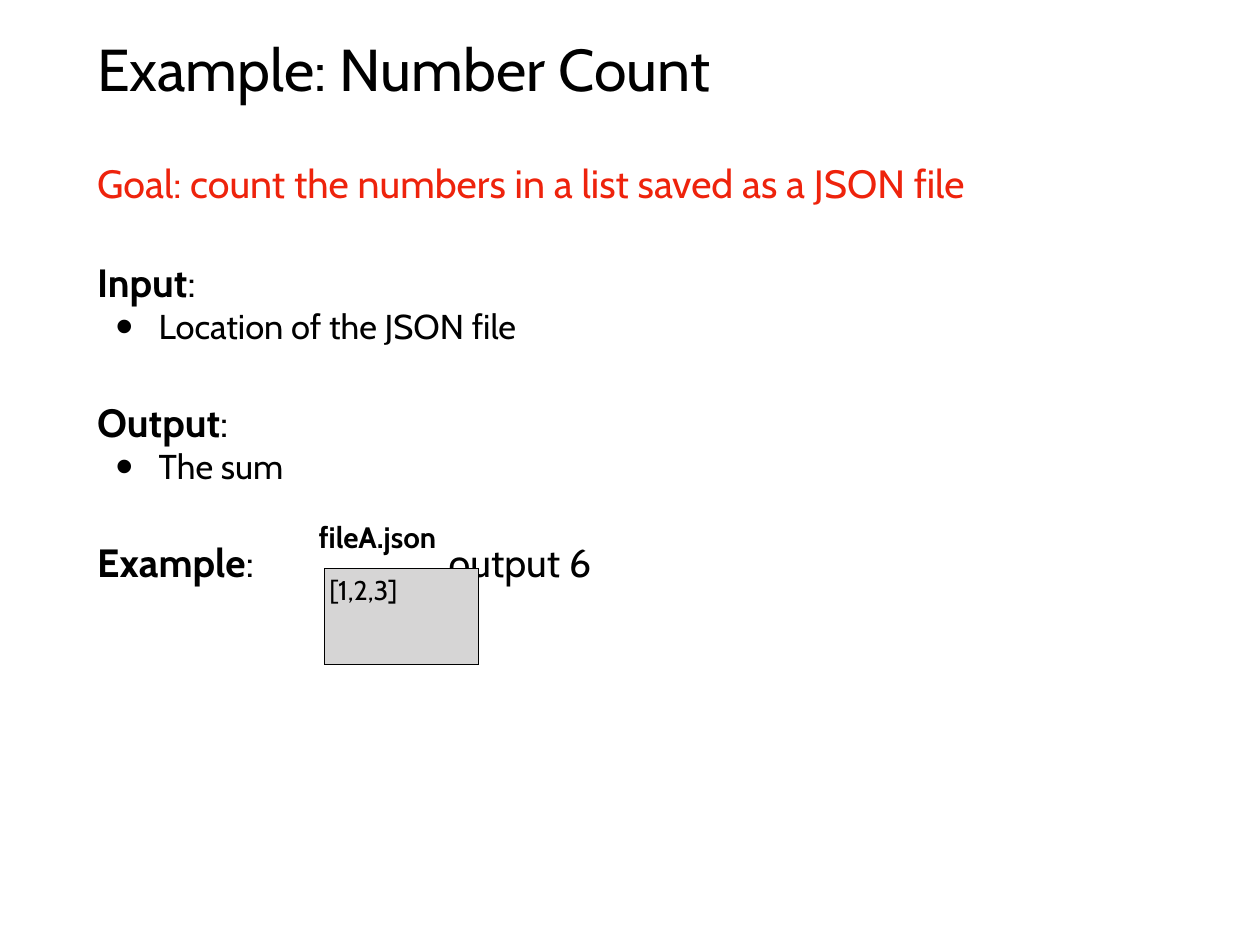
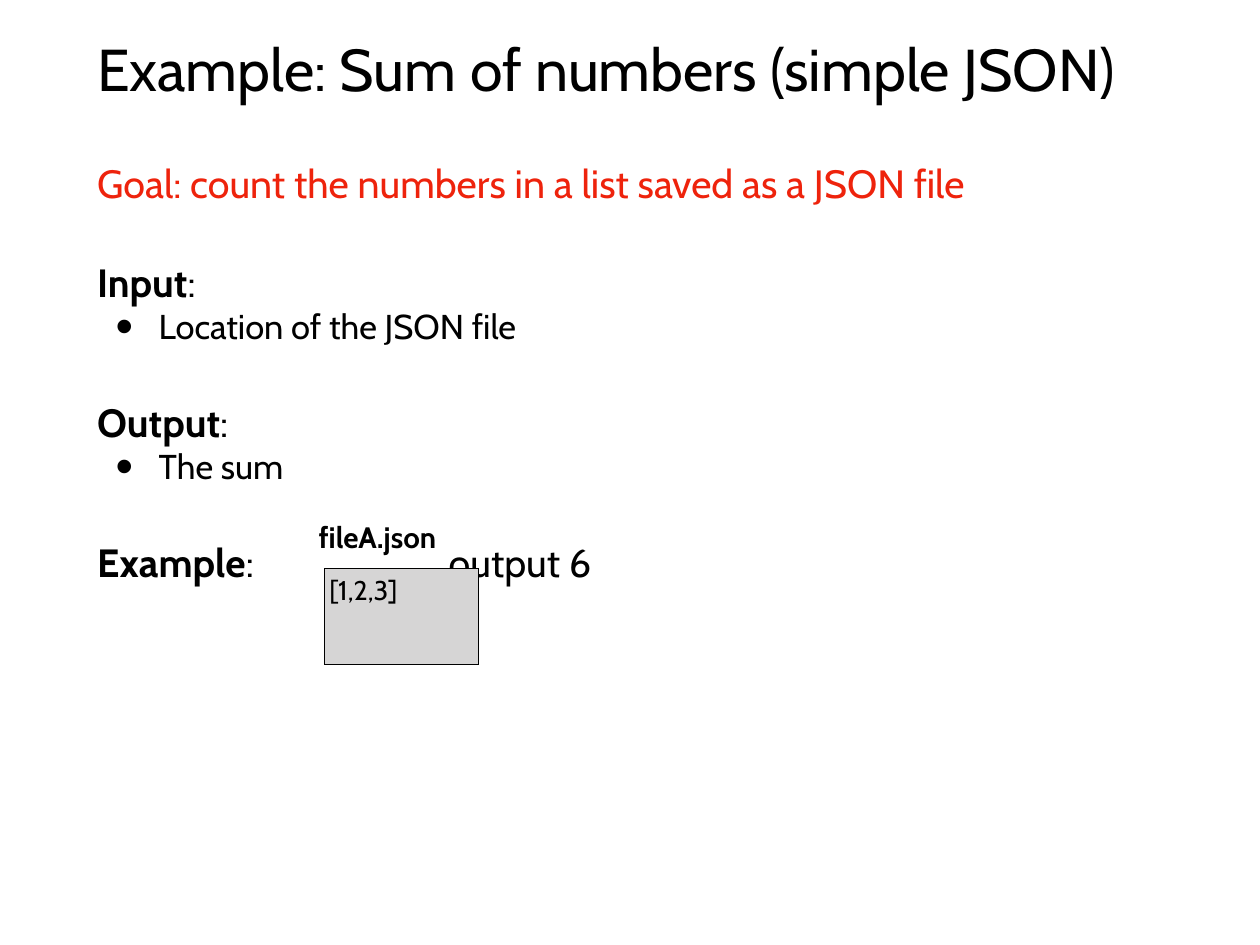
Before and after one commit to tylerharter/caraza-harter-com, a slide deck: slide 18 of tyler/meena/cs220/s22/materials/lecture_ppts/lec_19_S22.pptx. Drawn at 1260x945 pixels with LibreOffice and Linux fonts; fonts in the diff are those of the drawing. Boxes give left, top, right and bottom in pixels: in the first picture for what was removed or moved away, otherwise in the second. Text is boxed around its words. In the diff, an @@ line names an element or a change of style, - is before the commit and + after.

Commit message:
Minor update to lec_19 slides

```diff
--- a/tyler/meena/cs220/s22/materials/lecture_ppts/lec_19_S22.pptx
+++ b/tyler/meena/cs220/s22/materials/lecture_ppts/lec_19_S22.pptx
@@ title at box(97, 46, 1114, 105): text changed @@
-Example: Number Count
+Example: Sum of numbers (simple JSON)
```
Also in this commit, not shown: 1 other file.
